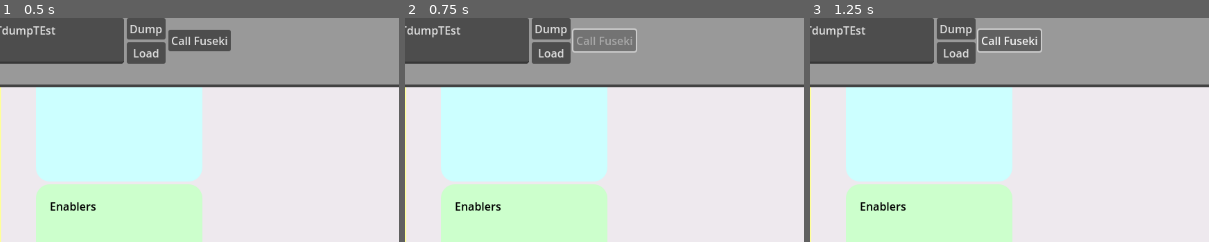
Above: before the commit, frames 1-3 (left to right).
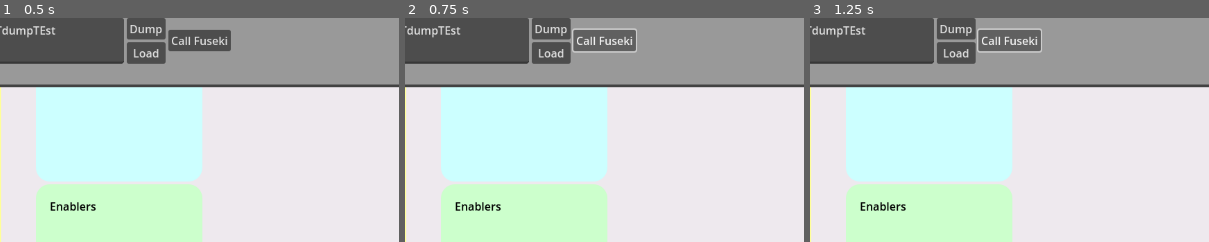
Above: after the commit, the same moments.

Repository: oakeslab-polymtl/DTInsight
Game: Godot game, scene res://MainScene/MainScene.tscn
The game is run twice, just before and just after one commit, with the same random seed, the same clock (stepped at 60 frames per second) and the same inputs.
Inputs:
- Up to frame 1 (0.5 s): no input
- Up to frame 2 (0.75 s): click "Call Fuseki" at 0.5 s
- Up to frame 3 (1.25 s): no input
The pictures show only the part of the screen within x 43-92%, y 0-50%; the shares and areas given below are measured in that part.

Frame 1 is identical in both runs. In frame 2, 0.2% of the frame differs, in the area x 43-57%, y 8-13%; in frame 3, nothing differs.
Error before the commit: Invalid access to property or key 'head' on a base object of type 'Nil'. (res://Fuseki/Data/FusekiData.gd:29)
Error after the commit: Invalid access to property or key 'head' on a base object of type 'Nil'. (res://Fuseki/Data/FusekiData.gd:35)

Commit message:
Relations between elements from initial query

Diff:
--- a/Config/FusekiConfig.gd
+++ b/Config/FusekiConfig.gd
@@ -1,6 +1,21 @@
 extends Node
 
 #Fuseki endpoint data
-const URL = "http://localhost:3030" #Fuseki server, localhost if started from openCAESAR on this machine
-const DATASET = "/DTDF" #FUseki endpoint defined in fuseki.ttl in the project
-const ENDPOINT = "/sparql?query=" #sparql endpoint
+class Connection:
+	const URL = "http://localhost:3030" #Fuseki server, localhost if started from openCAESAR on this machine
+	const DATASET = "/DTDF" #FUseki endpoint defined in fuseki.ttl in the project
+	const ENDPOINT = "/sparql?query=" #sparql endpoint
+
+#JSON match
+class JsonHead:
+	const SERVICE = "service"
+	const ENABLER = "enabler"
+	const MODEL = "model"
+	const DATA_TRANSMITTED = "dataT"
+	const PROVIDED = "provided"
+	const SENSOR = "sensor"
+
+class RelationAttribute:
+	const MODEL_TO_ENABLER = "inputTo"
+	const ENABLER_TO_SERVICE = "enables"
+	const SERVICES_TO_PROVIDED = "provides"
--- a/DTContainer/DT&PTContainer.gd
+++ b/DTContainer/DT&PTContainer.gd
@@ -131,10 +131,10 @@
 func get_all_connected_to(element_name : String) -> Array[String]:
 	var all_connected : Array[String]= [element_name]
 	for link in fuseki_data.enabler_to_service + fuseki_data.model_to_enabler + fuseki_data.service_to_provided_thing:
-		if link.first_node_name == element_name:
-			all_connected.append(link.second_node_name)
-		if link.second_node_name == element_name:
-			all_connected.append(link.first_node_name)
+		if link.source == element_name:
+			all_connected.append(link.destination)
+		if link.destination == element_name:
+			all_connected.append(link.source)
 	return all_connected
 
 #Draw all links
@@ -231,10 +231,10 @@
 func to_link_dictionary(fuseki_link_data) -> Dictionary:
 	var links : Dictionary = {} #desination as key -> list
 	for link in fuseki_link_data:
-		var source_node = get_node_by_name(link.first_node_name)
+		var source_node = get_node_by_name(link.source)
 		if(not links.has(source_node)):
 			links[source_node] = []
-		links[source_node].append(get_node_by_name(link.second_node_name))
+		links[source_node].append(get_node_by_name(link.destination))
 	return links
 
 static func shift_position(initial_position : Vector2, shift_value) -> Vector2:
--- a/Fuseki/Caller/FusekiCallerButton.gd
+++ b/Fuseki/Caller/FusekiCallerButton.gd
@@ -21,12 +21,6 @@
 	await(SparqlRequest.request_completed)
 	query_fuseky(FusekiQueryManager.PROVIDED_THINGS_QUERY)
 	await(SparqlRequest.request_completed)
-	query_fuseky(FusekiQueryManager.ENABLERS_TO_SERVICES_QUERY)
-	await(SparqlRequest.request_completed)
-	query_fuseky(FusekiQueryManager.MODELS_TO_ENABLERS_QUERY)
-	await(SparqlRequest.request_completed)
-	query_fuseky(FusekiQueryManager.SERVICES_TO_PROVIDED_THINGS_QUERY)
-	await(SparqlRequest.request_completed)
 	query_fuseky(FusekiQueryManager.SENSORS_QUERY)
 	await(SparqlRequest.request_completed)
 	FusekiSignals.fuseki_data_updated.emit()
@@ -34,7 +28,7 @@
 
 #Query the Fuseki Server with a given query
 func query_fuseky(query):
-	SparqlRequest.request(FusekiConfig.URL + FusekiConfig.DATASET + FusekiConfig.ENDPOINT + query.uri_encode())
+	SparqlRequest.request(FusekiConfig.Connection.URL + FusekiConfig.Connection.DATASET + FusekiConfig.Connection.ENDPOINT + query.uri_encode())
 
 #Parse and store resulting Fuseki json
 func _on_fuseki_completion(_result, _response_code, _headers, body):
--- a/Fuseki/Caller/FusekiQuery.gd
+++ b/Fuseki/Caller/FusekiQuery.gd
@@ -11,15 +11,6 @@
 	OPTIONAL {?service ?attribute ?value}
 }"
 
-const ENABLERS_TO_SERVICES_QUERY = "PREFIX DTDFvocab:   <https://bentleyjoakes.github.io/DTDF/vocab/DTDFVocab#>
-PREFIX rdfs:        <http://www.w3.org/2000/01/rdf-schema#>
-
-SELECT *
-WHERE {
-	?enabler a DTDFvocab:Enabler .
-	?enabler DTDFvocab:enables ?service
-}"
-
 const ENABLERS_QUERY = "PREFIX DTDFvocab:   <https://bentleyjoakes.github.io/DTDF/vocab/DTDFVocab#>
 PREFIX rdfs:        <http://www.w3.org/2000/01/rdf-schema#>
 
@@ -27,15 +18,6 @@
 WHERE {
 	?enabler a DTDFvocab:Enabler .
 	OPTIONAL {?enabler ?attribute ?value}
-}"
-
-const MODELS_TO_ENABLERS_QUERY = "PREFIX DTDFvocab:   <https://bentleyjoakes.github.io/DTDF/vocab/DTDFVocab#>
-PREFIX rdfs:        <http://www.w3.org/2000/01/rdf-schema#>
-
-SELECT *
-WHERE {
-	?model a DTDFvocab:Model .
-	?model DTDFvocab:inputTo ?enabler
 }"
 
 const MODELS_QUERY = "PREFIX DTDFvocab:   <https://bentleyjoakes.github.io/DTDF/vocab/DTDFVocab#>
@@ -56,15 +38,6 @@
 	OPTIONAL {?provided ?attribute ?value}
 }"
 
-const SERVICES_TO_PROVIDED_THINGS_QUERY = "PREFIX DTDFvocab:   <https://bentleyjoakes.github.io/DTDF/vocab/DTDFVocab#>
-PREFIX rdfs:        <http://www.w3.org/2000/01/rdf-schema#>
-
-SELECT *
-WHERE {
-	?service a DTDFvocab:Service .
-	?service DTDFvocab:provides ?provided
-}"
-
 const DATA_TRANSMITTED_QUERY = "PREFIX DTDFvocab:   <https://bentleyjoakes.github.io/DTDF/vocab/DTDFVocab#>
 PREFIX rdfs:        <http://www.w3.org/2000/01/rdf-schema#>
 
--- a/Fuseki/Data/FusekiData.gd
+++ b/Fuseki/Data/FusekiData.gd
@@ -4,8 +4,8 @@
 
 #Represent a link between two elements by their names
 class GenericLinkedNodes:
-	var first_node_name: String
-	var second_node_name: String
+	var source: String
+	var destination: String
 
 #Internal data stucture
 class JsonValue:
@@ -23,28 +23,32 @@
 var enabler_to_service : Array[GenericLinkedNodes]
 var model_to_enabler : Array[GenericLinkedNodes]
 
+func _ready():
+	FusekiSignals.fuseki_data_updated.connect(_on_data_updated)
+
+func _on_data_updated():
+	build_relations()
+
 #Teke a json from a Fuseki query and store the resulting informations in
 #variables reachable from the Godot application
 func input_data_from_fuseki_JSON(json):
-	var json_head = json["head"]["vars"]
-	if ("service" in json_head && "enabler" in json_head):
-		enabler_to_service = parse_fuseki_json(json, true)
-	elif ("model" in json_head && "enabler" in json_head):
-		model_to_enabler = parse_fuseki_json(json, true)
-	elif ("service" in json_head && "provided" in json_head):
-		service_to_provided_thing = parse_fuseki_json(json, true)
-	elif ("service" in json_head):
-		service = parse_fuseki_json(json)
-	elif("enabler" in json_head):
-		enabler = parse_fuseki_json(json)
-	elif ("model" in json_head):
-		model = parse_fuseki_json(json)
-	elif ("dataT" in json_head):
-		data_transmitted = parse_fuseki_json(json)
-	elif ("provided" in json_head):
-		provided_thing = parse_fuseki_json(json)
-	elif ("sensor" in json_head):
-		sensing_component = parse_fuseki_json(json)
+	if(not json["head"]["vars"].size() == 3):
+		print("Incorrect JSON head : shoulb be [\"<variable>\",\"attribute\",\"value\"]")
+		return
+	var json_variable : String = json["head"]["vars"][0]
+	match json_variable:
+		FusekiConfig.JsonHead.SERVICE:
+			service = parse_fuseki_json(json)
+		FusekiConfig.JsonHead.ENABLER:
+			enabler = parse_fuseki_json(json)
+		FusekiConfig.JsonHead.MODEL:
+			model = parse_fuseki_json(json)
+		FusekiConfig.JsonHead.DATA_TRANSMITTED:
+			data_transmitted = parse_fuseki_json(json)
+		FusekiConfig.JsonHead.PROVIDED:
+			provided_thing = parse_fuseki_json(json)
+		FusekiConfig.JsonHead.SENSOR:
+			sensing_component = parse_fuseki_json(json)
 
 #Parse the json from Fuseki into internal data structure
 #Return an Array of GenericLinkedNodes or a Dictionary depending on the data type
@@ -105,6 +109,22 @@
 			formated_result[entry_name].merge(entry_value)
 	return formated_result
 
+func build_relations():
+	model_to_enabler = build_relations_from(model, FusekiConfig.RelationAttribute.MODEL_TO_ENABLER)
+	enabler_to_service = build_relations_from(enabler, FusekiConfig.RelationAttribute.ENABLER_TO_SERVICE)
+	service_to_provided_thing = build_relations_from(service, FusekiConfig.RelationAttribute.SERVICES_TO_PROVIDED)
+
+func build_relations_from(element_data : Dictionary, link_attribute : String, inversed : bool = false) -> Array[GenericLinkedNodes]:
+	var resulting_relations : Array[GenericLinkedNodes] = []
+	for element_name in element_data.keys():
+		var relation_list : Array = element_data[element_name][link_attribute]
+		for linked_name in relation_list:
+			var new_relation : GenericLinkedNodes = GenericLinkedNodes.new()
+			new_relation.source = element_name if (not inversed) else linked_name
+			new_relation.destination = linked_name if (not inversed) else element_name
+			resulting_relations.append(new_relation)
+	return resulting_relations
+
 func dump(dump_path : String, to_console : bool = false):
 	FusekiDataDumper.dump(self, dump_path, to_console)
 
